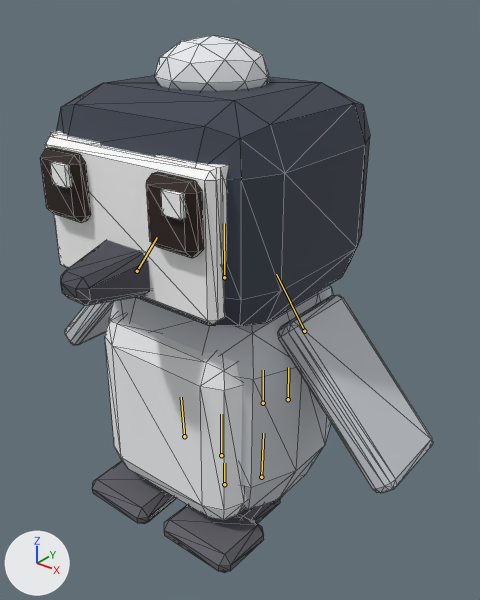
An edit to the glTF model games/zoo/public/models/penguin_young_f.glb, drawn before and after from the same camera.
Camera for both pictures: a 50 mm lens placed at (0.381, -0.449, 0.517), pointed at (0.02, 0.003, 0.237). The axes (+X, +Y, +Z) are drawn at lower left. The lights are the same throughout. The first picture is the older version. Both versions are drawn at frame 36 of the action 'Play'; the numbers are the values there. The bones that bend it are drawn over the model as lines. Mesh edges are drawn as thin lines.

Objects in the first picture: 'penguin_young_f'.
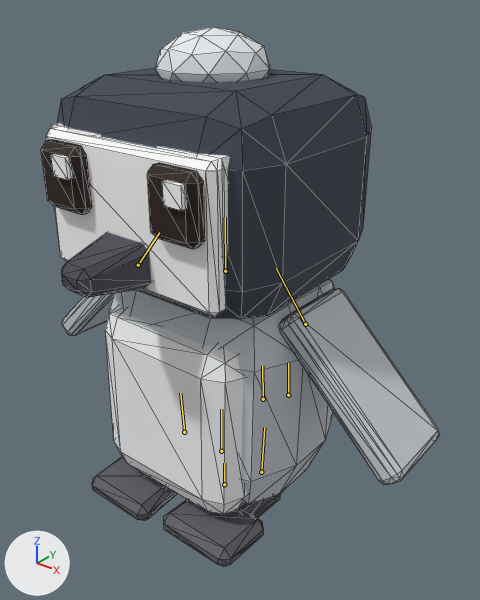
Boxes [x1, y1, x2, y2] around the edits, measured in the pictures (480 x 600 px):
'penguin_young_f', posed
    before: [40, 36, 433, 573]
    after: [41, 27, 440, 567]
bone 'body', root to tip
    before: (221, 455) to (221, 414)
    after: (221, 451) to (221, 409)
bone 'leg_FL', root to tip
    before: (304, 331) to (276, 274)
    after: (305, 324) to (276, 268)
bone 'leg_FR', root to tip
    before: (137, 271) to (157, 237)
    after: (138, 265) to (159, 232)
bone 'leg_HR', root to tip
    before: (184, 436) to (181, 397)
    after: (184, 432) to (180, 393)
bone 'tail1', root to tip
    before: (263, 403) to (263, 370)
    after: (263, 399) to (262, 366)
bone 'tail2', root to tip
    before: (288, 399) to (288, 367)
    after: (288, 395) to (288, 363)

The edits, one by one:
Bone 'body' (bone_body) moves from (0.0, 0.014, 0.0) to (0.0, 0.0202, 0.0).
Bone 'leg_FL' (bone_leg_fl) turns from (0, 0, 35) to (0, 0, 38) degrees about its own x, y and z.
Bone 'leg_FR' (bone_leg_fr) turns from (0, 0, -35) to (0, 0, -38) degrees about its own x, y and z.
Bone 'leg_HR' (bone_leg_hr) turns from (4, 0, 0) to (5, 0, 0) degrees about its own x, y and z.
Bone 'tail1' (bone_tail1) turns from (2, -9, 0) to (3, -9, 0) degrees about its own x, y and z.
Bone 'tail2' (bone_tail2) turns from (0, -15, 0) to (0, -11, 0) degrees about its own x, y and z.
